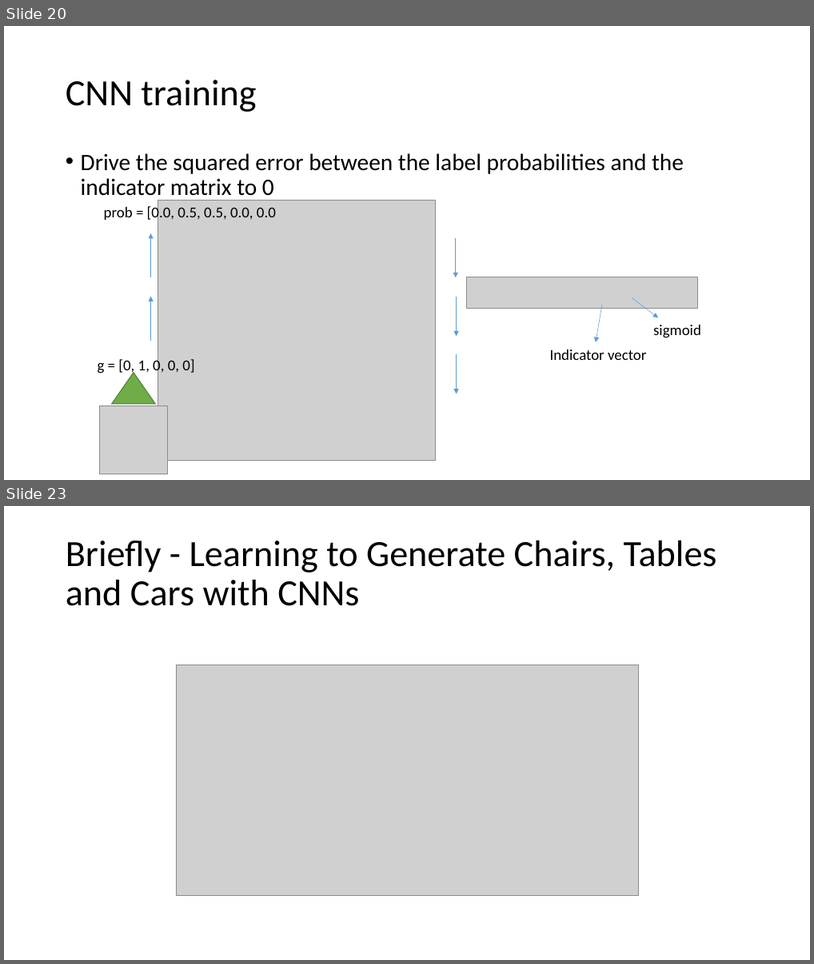
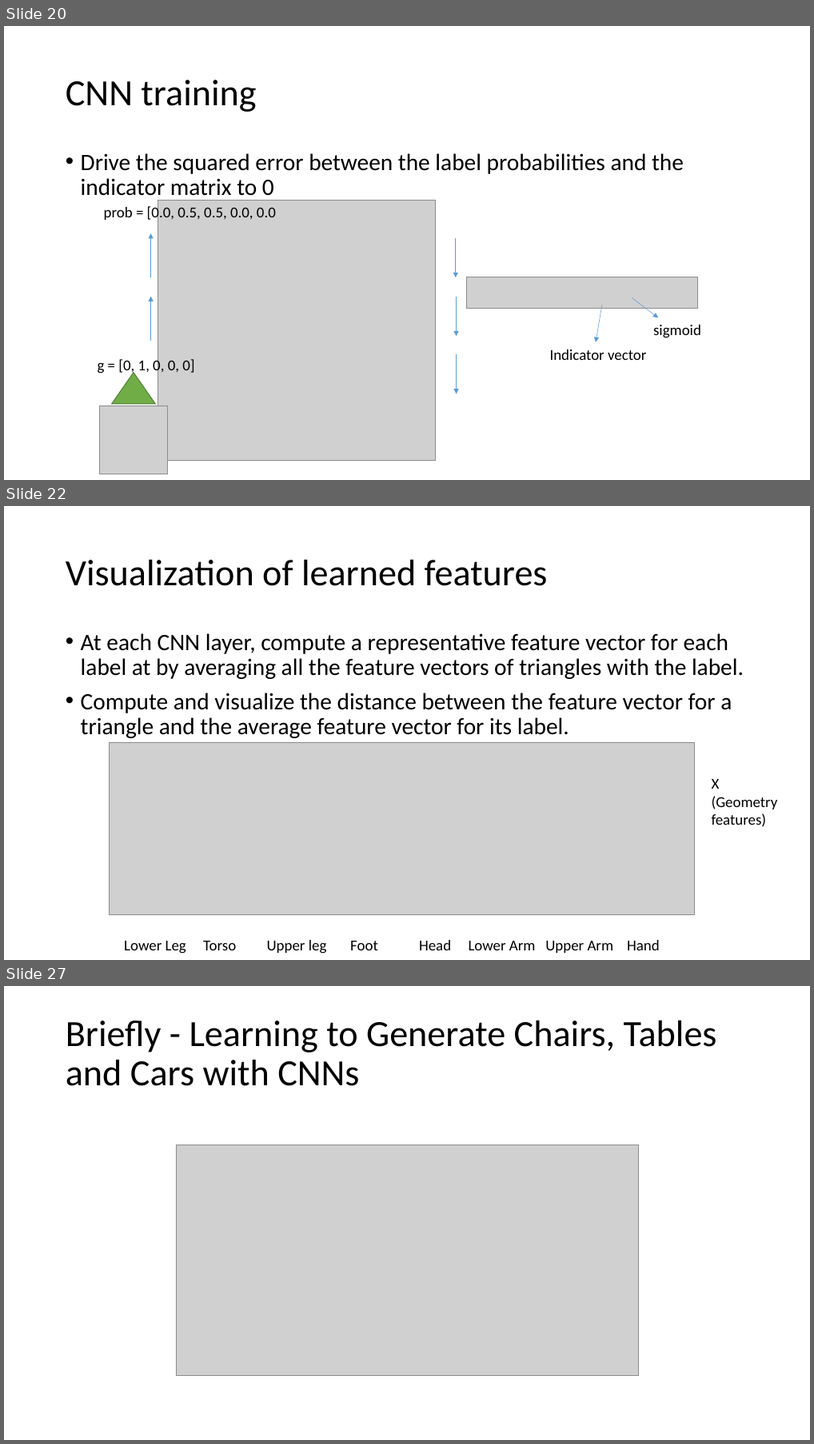
Before and after one commit to indivisibleatom/lectureNotes, a slide deck: sources/Guo_Mesh_Labeling.pptx. Shown one above the other, each under a label of ours: slides 20 and 23 before the commit, slides 20, 22 and 27 after it; the slides between them are not shown. The pictures are 814x964 and 814x1444 pixels, drawn with LibreOffice and Linux fonts; fonts in the diff are those of the drawing; grey boxes stand for pictures. Boxes give left, top, right and bottom in pixels: in the first picture for what was removed or moved away, otherwise in the second. Text is boxed around its words. In the diff, an @@ line names an element or a change of style, - is before the commit and + after.

Commit message:
Completing Mesh Labeling. Todo section on generative model

```diff
--- a/sources/Guo_Mesh_Labeling.pptx
+++ b/sources/Guo_Mesh_Labeling.pptx
@@ slide 22 added at <box>4,506,810,960</box>, background #FFFFFF @@
@@ title added at <box>66,560,548,586</box>, 44 pt, text #000000 @@
+Visualization of learned features
@@ text added at <box>81,633,744,738</box>, 28 pt, text #000000 @@
+• At each CNN layer, compute a representative feature vector for each label at by averaging all the feature vectors of triangles with the label.
+• Compute and visualize the distance between the feature vector for a triangle and the average feature vector for its label.
@@ picture added at <box>109,742,695,914</box> @@
@@ text added at <box>712,779,778,827</box>, 18 pt, text #000000 @@
+X
+(Geometry features)
@@ text added at <box>124,940,660,953</box>, 18 pt, text #000000 @@
+Lower Leg Torso Upper leg Foot Head Lower Arm Upper Arm Hand
@@ what was slide 23 is now slide 27 @@
```
Also in this commit, not shown: 1 slide changed, 4 other slides added, 1 slide removed.
